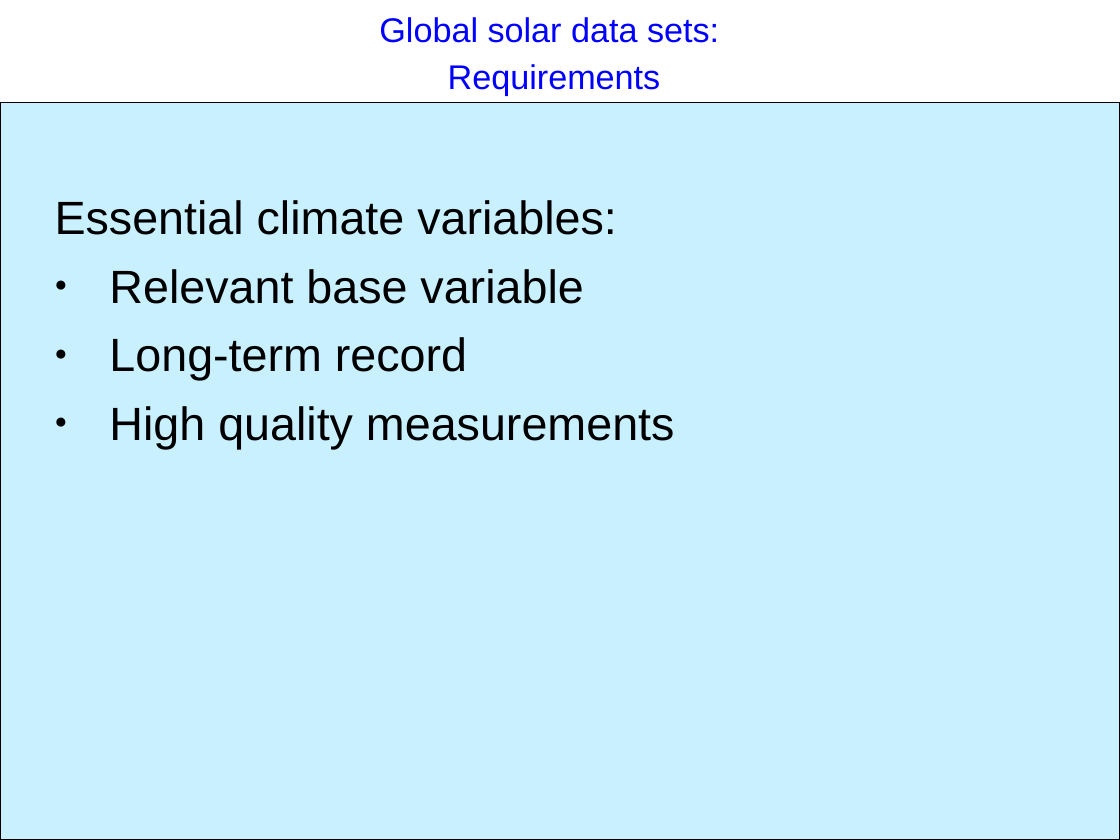
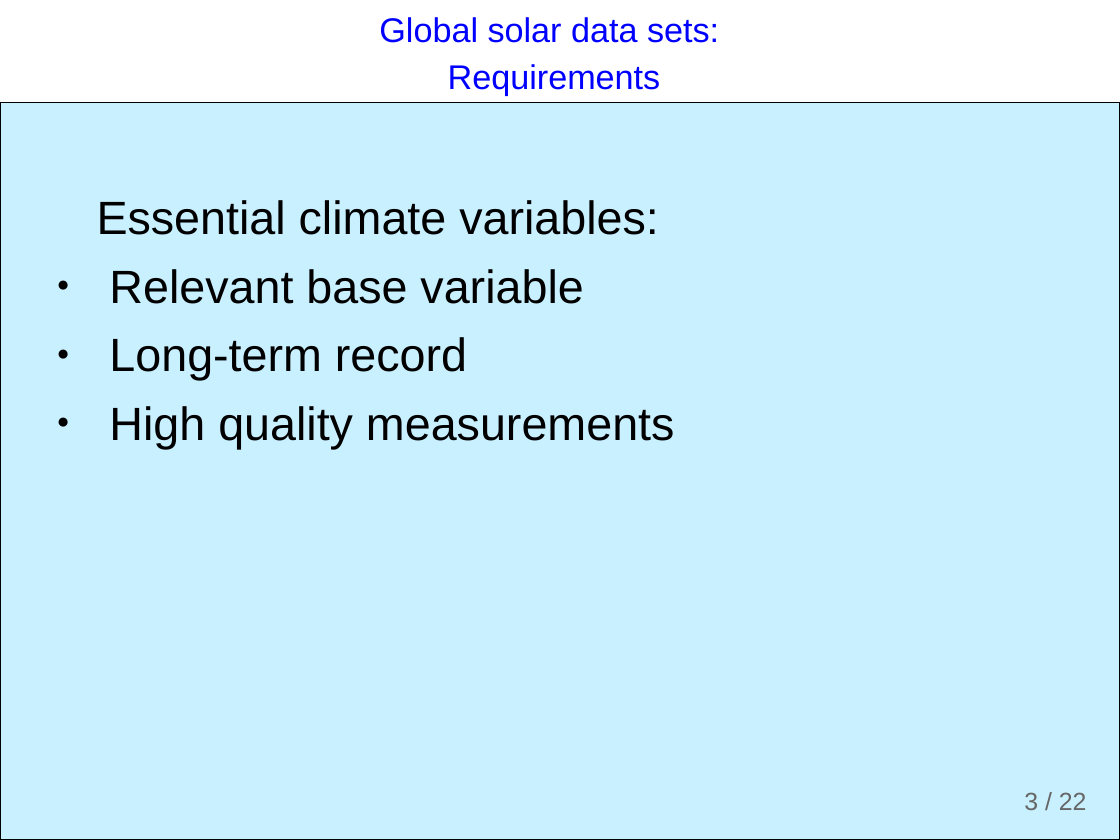
Before and after one commit to ogutu/H.A.L.O., a slide deck: slide 3 of documents/presentations/HALO.odp (slide 2 before the commit). Drawn at 1120x840 pixels with LibreOffice and Linux fonts; fonts in the diff are those of the drawing; background and template pictures are left out. Boxes give left, top, right and bottom in pixels: in the first picture for what was removed or moved away, otherwise in the second. Text is boxed around its words. In the diff, an @@ line names an element or a change of style, - is before the commit and + after.

```diff
--- a/documents/presentations/HALO.odp
+++ b/documents/presentations/HALO.odp
@@ text "Essential climate variables:" at box(97, 200, 674, 449): indent changed @@
@@ page number added at box(1024, 792, 1087, 810), 16 pt, text #666666 @@
+3 / 22
```
Also in this commit, not shown: 5 other slides changed, 16 slides added, 8 slides removed, 2 other files.
